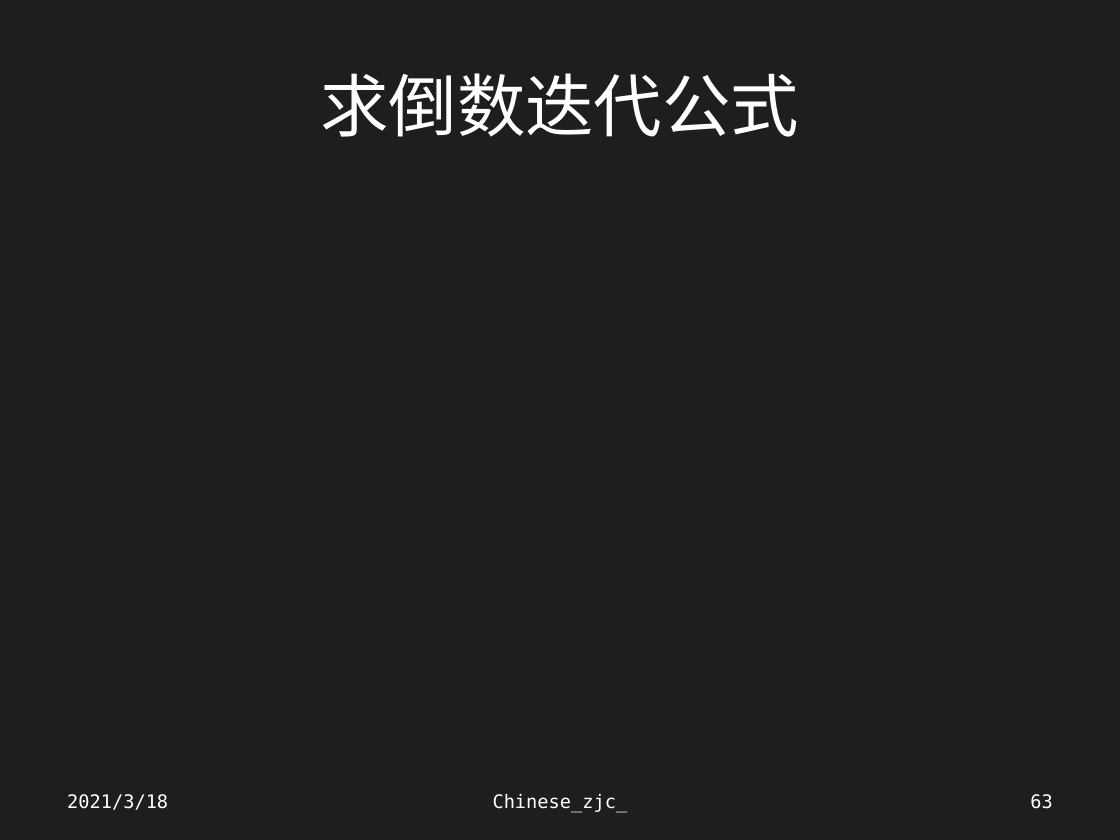
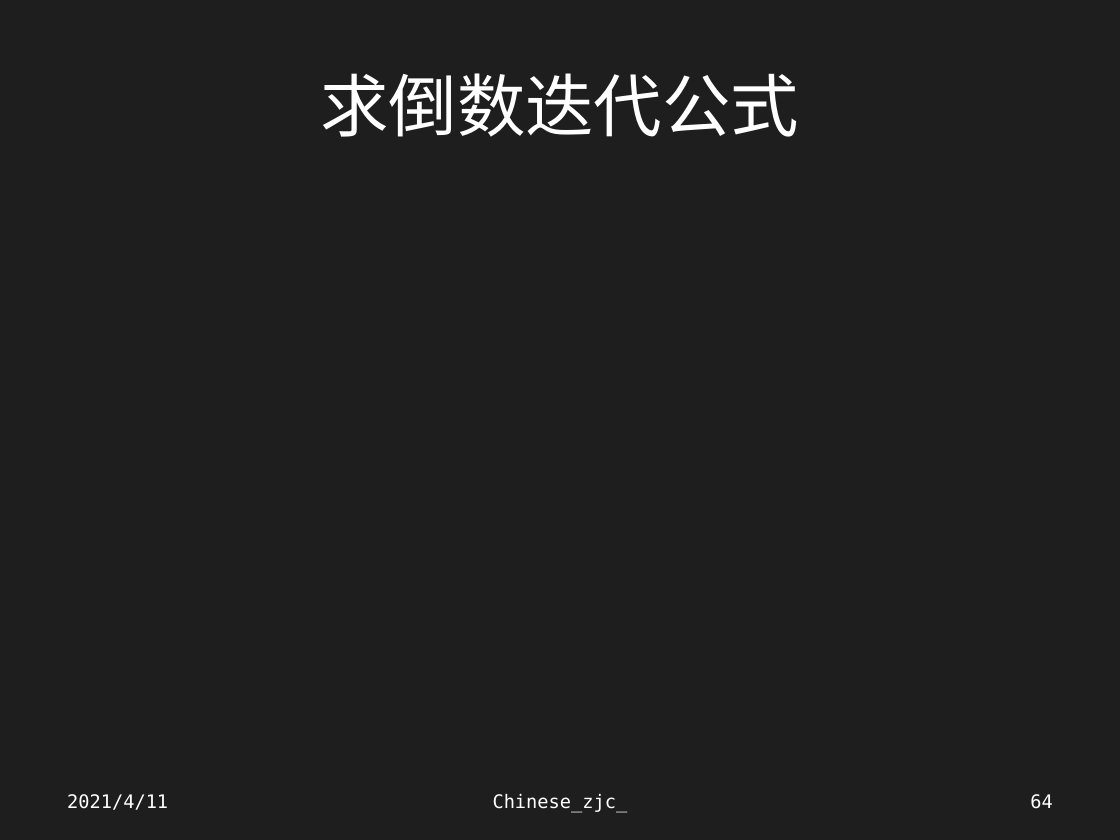
Before and after one commit to Chinesezjc/Solved-Problems, a slide deck: slide 64 of 高精度.pptx (slide 63 before the commit). Drawn at 1120x840 pixels with LibreOffice and Linux fonts; fonts in the diff are those of the drawing; grey boxes stand for pictures. Boxes give left, top, right and bottom in pixels: in the first picture for what was removed or moved away, otherwise in the second. Text is boxed around its words. In the diff, an @@ line names an element or a change of style, - is before the commit and + after.

```diff
--- a/高精度.pptx
+++ b/高精度.pptx
@@ text at [67,794,168,810]: text changed @@
-2021/3/18
+2021/4/11
@@ page number at [1030,794,1052,809]: text changed @@
-63
+64
```
Also in this commit, not shown: 64 other slides changed, 1 slide added, 39 other files.
